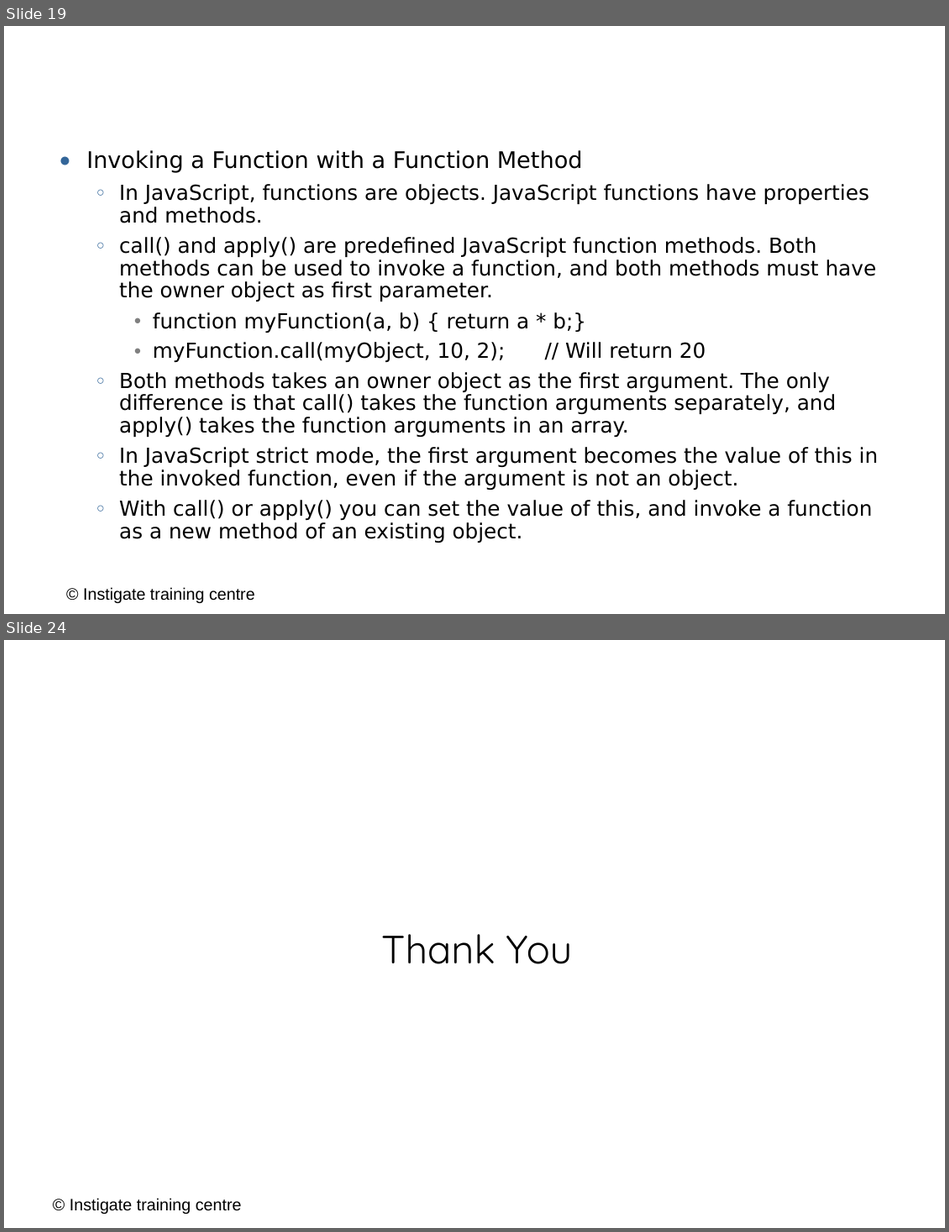
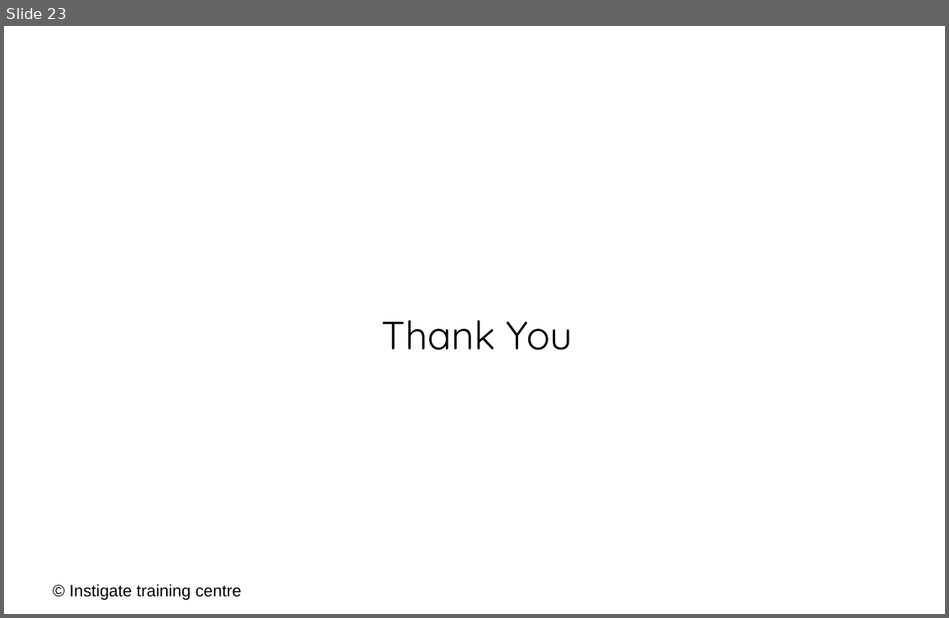
Before and after one commit to ITC-Vanadzor/ITC-7, a slide deck: Presentations/Javascript/4_objects_functions.odp. Shown one above the other, each under a label of ours: slides 19 and 24 before the commit, slide 23 after it; the slides between them are not shown. The pictures are 949x1232 and 949x618 pixels, drawn with LibreOffice and Linux fonts; fonts in the diff are those of the drawing; background and template pictures are left out. Boxes give left, top, right and bottom in pixels: in the first picture for what was removed or moved away, otherwise in the second. Text is boxed around its words. In the diff, an @@ line names an element or a change of style, - is before the commit and + after.

```diff
--- a/Presentations/Javascript/4_objects_functions.odp
+++ b/Presentations/Javascript/4_objects_functions.odp
@@ slide 19 removed at [4,26,945,614], background #FFFFFF @@
@@ text removed at [73,67,900,116] @@
-JavaScript Function Invocation (cont.)
@@ text removed at [86,150,878,543] @@
-● Invoking a Function with a Function Method
-  ○ In JavaScript, functions are objects. JavaScript functions have properties and methods.
-  ○ call() and apply() are predefined JavaScript function methods. Both methods can be used to invoke a function, and both methods must have the owner object as first parameter.
-    ● function myFunction(a, b) { return a * b;}
-    ● myFunction.call(myObject, 10, 2); // Will return 20
-  ○ Both methods takes an owner object as the first argument. The only difference is that call() takes the function arguments separately, and apply() takes the function arguments in an array.
-  ○ In JavaScript strict mode, the first argument becomes the value of this in the invoked function, even if the argument is not an object.
-  ○ With call() or apply() you can set the value of this, and invoke a function as a new method of an existing object.
@@ text removed at [83,587,255,603] @@
-© Instigate training centre
@@ what was slide 24 is now slide 23 @@
```
Also in this commit, not shown: 18 slides changed, 2 slides added, 2 other slides removed.
